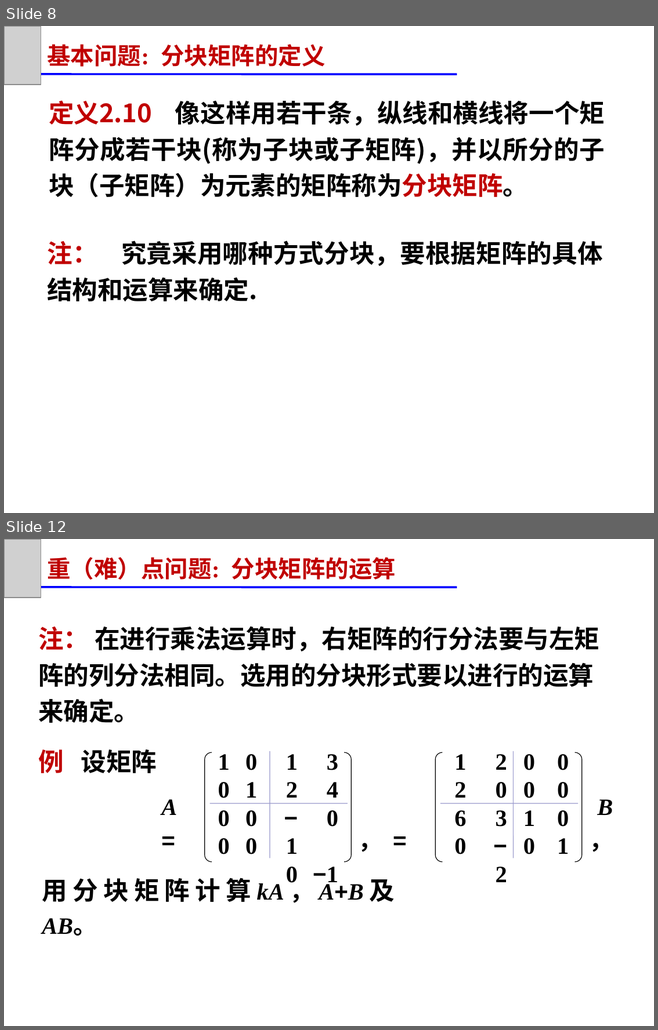
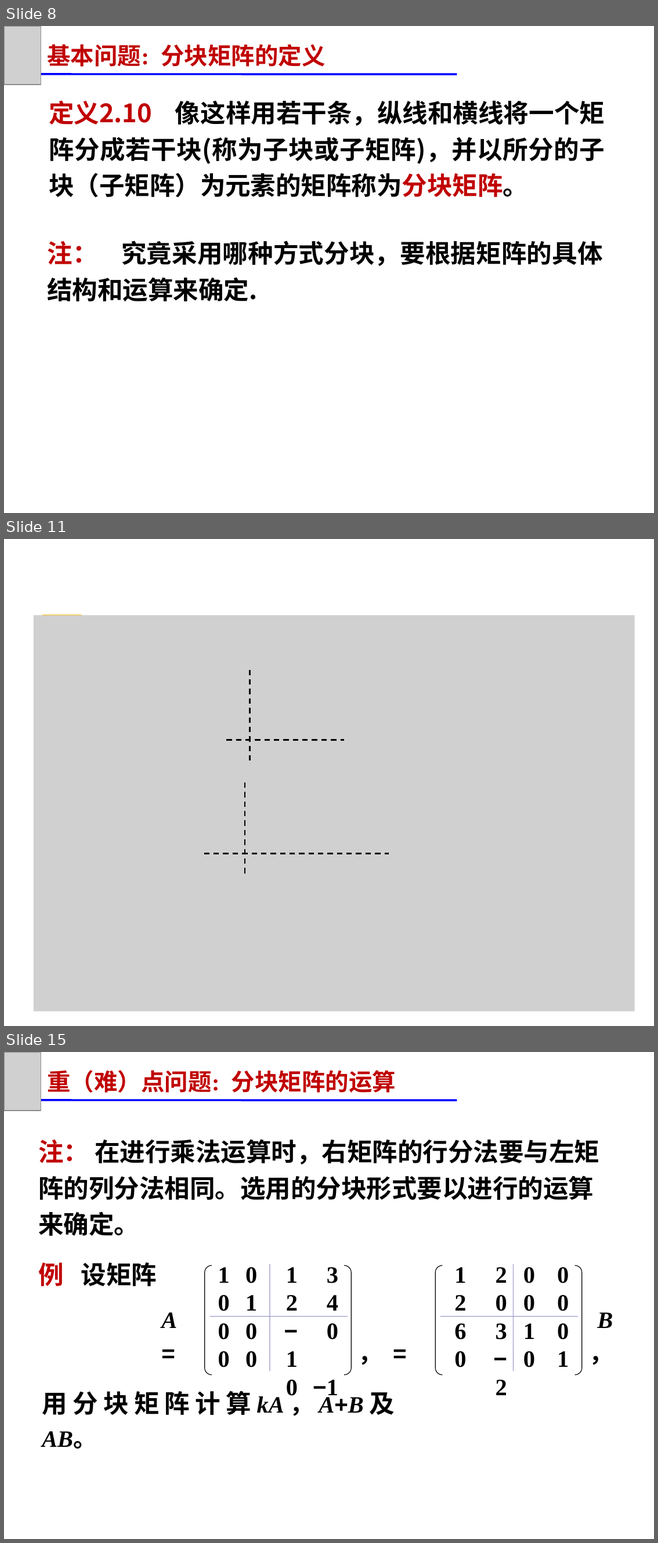
Before and after one commit to zeemeil/zeemeil.github.io, a slide deck: files/2025_2_LM/1028_0204.pptx. Shown one above the other, each under a label of ours: slides 8 and 12 before the commit, slides 8, 11 and 15 after it; the slides between them are not shown. The pictures are 658x1030 and 658x1543 pixels, drawn with LibreOffice and Linux fonts; fonts in the diff are those of the drawing; grey boxes stand for pictures. Boxes give left, top, right and bottom in pixels: in the first picture for what was removed or moved away, otherwise in the second. Text is boxed around its words. In the diff, an @@ line names an element or a change of style, - is before the commit and + after.

```diff
--- a/files/2025_2_LM/1028_0204.pptx
+++ b/files/2025_2_LM/1028_0204.pptx
@@ slide 11 added at [4,539,654,1026], background #FFFFFF @@
@@ picture added at [33,615,634,1011] @@
@@ text added at [49,614,75,650], 28 pt, text #000000 @@
+解
@@ line added from (249, 670) to (249, 762), #000000 1.5 pt dashed @@
@@ line added from (226, 740) to (344, 740), #000000 1.5 pt dashed @@
@@ line added from (244, 783) to (244, 877), #000000 1.5 pt dashed @@
@@ line added from (204, 853) to (389, 853), #000000 1.5 pt dashed @@
@@ what was slide 12 is now slide 15 @@
```
Also in this commit, not shown: 6 slides changed, 2 other slides added, 10 other files.
